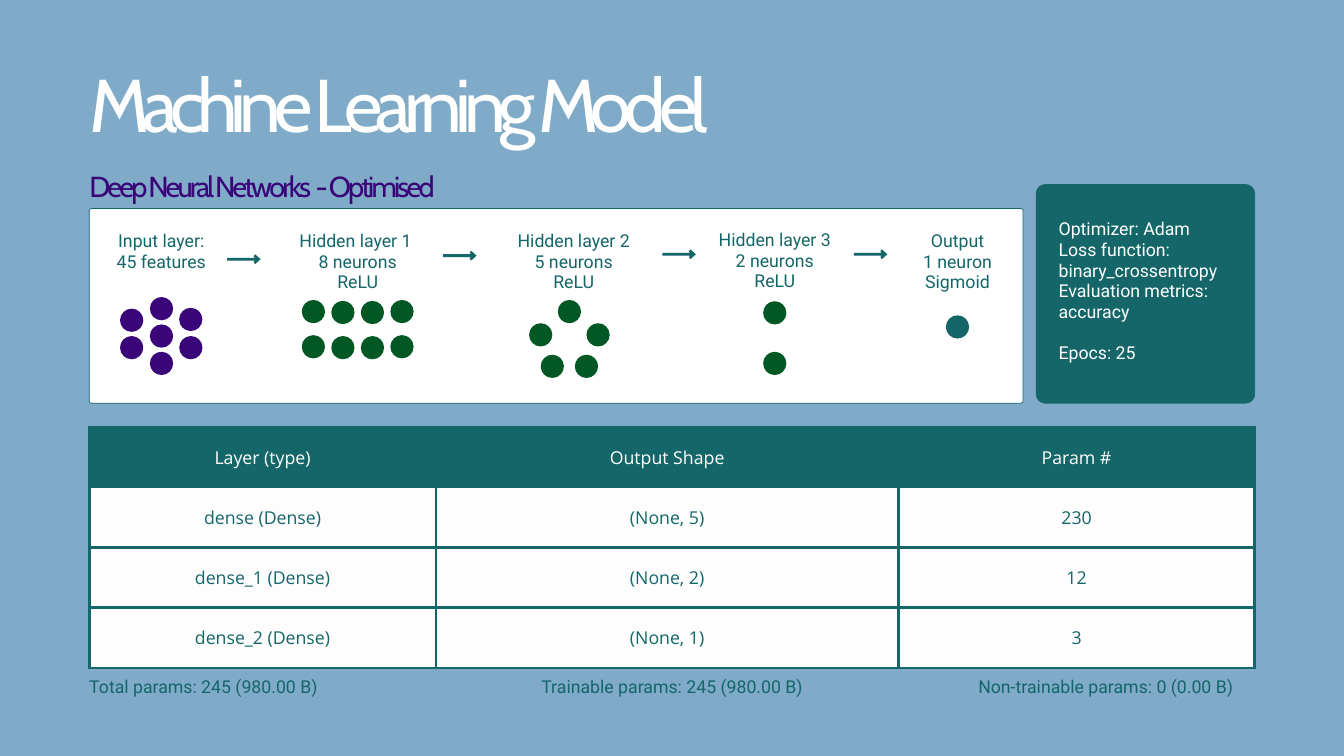
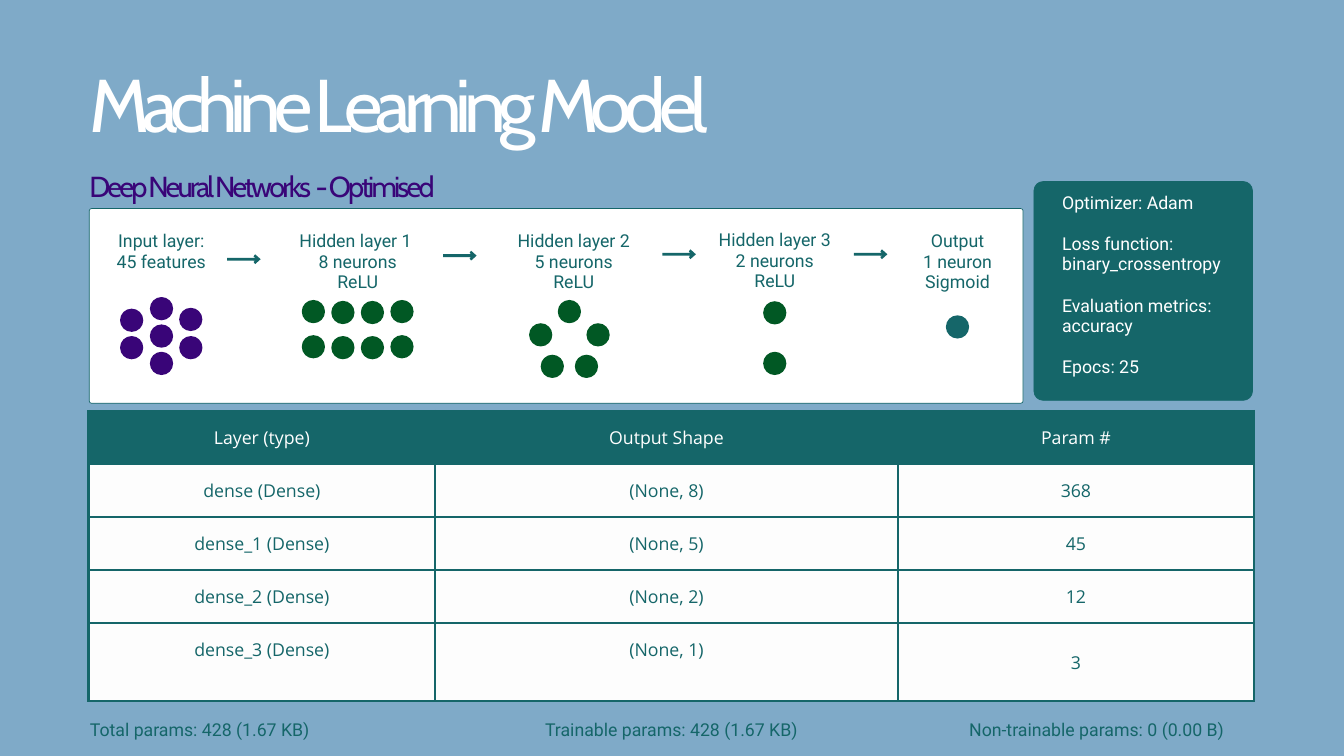
Before and after one commit to Muz32/Predicting-Dementia-with-Machine-Learning, a slide deck: slide 8 of Project Presentation/Predicting Dementia-06-08-24-1.25pm.pptx. Drawn at 1344x756 pixels with LibreOffice and Linux fonts; fonts in the diff are those of the drawing. Boxes give left, top, right and bottom in pixels: in the first picture for what was removed or moved away, otherwise in the second. Text is boxed around its words. In the diff, an @@ line names an element or a change of style, - is before the commit and + after.

Commit message:
project proposal and pptx slide 8 updated

```diff
--- a/Project Presentation/Predicting Dementia-06-08-24-1.25pm.pptx
+++ b/Project Presentation/Predicting Dementia-06-08-24-1.25pm.pptx
@@ freeform shape at (x1=1034, y1=181, x2=1253, y2=401): outline redrawn @@
@@ text "Optimizer: Adam" rewrapped from (x1=1059, y1=221, x2=1218, y2=363) to (x1=1062, y1=195, x2=1221, y2=377) @@
@@ table at (x1=89, y1=411, x2=1254, y2=698) @@
-row 2: dense (Dense) | (None, 5) | 230
-row 3: dense_1 (Dense) | (None, 2) | 12
-row 4: dense_2 (Dense) | (None, 1) | 3
+row 2: dense (Dense) | (None, 8) | 368
+row 3: dense_1 (Dense) | (None, 5) | 45
+row 4: dense_2 (Dense) | (None, 2) | 12
+row 5: dense_3 (Dense) | (None, 1) | 3
@@ table resized from (x1=89, y1=427, x2=1255, y2=667) to (x1=89, y1=411, x2=1254, y2=698) @@
@@ text at (x1=90, y1=722, x2=309, y2=740): text changed @@
-Total params: 245 (980.00 B)
+Total params: 428 (1.67 KB)
@@ text at (x1=545, y1=722, x2=797, y2=740): text changed @@
-Trainable params: 245 (980.00 B)
+Trainable params: 428 (1.67 KB)
@@ text "Non-trainable params: 0 (0.00 B)" moved from (x1=978, y1=679, x2=1233, y2=697) to (x1=969, y1=722, x2=1224, y2=740) @@
```
Also in this commit, not shown: 1 other slide changed, 3 other files.
